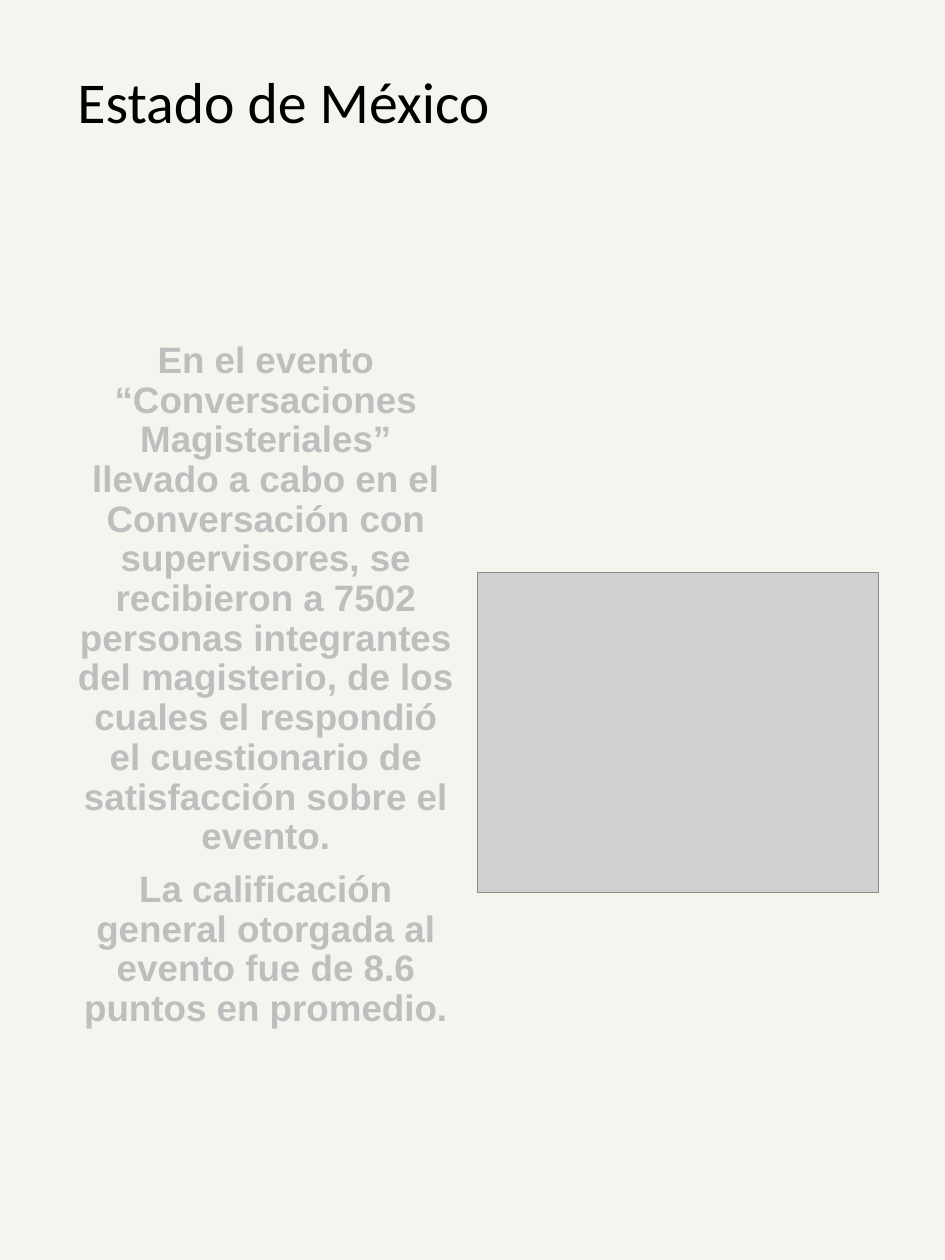
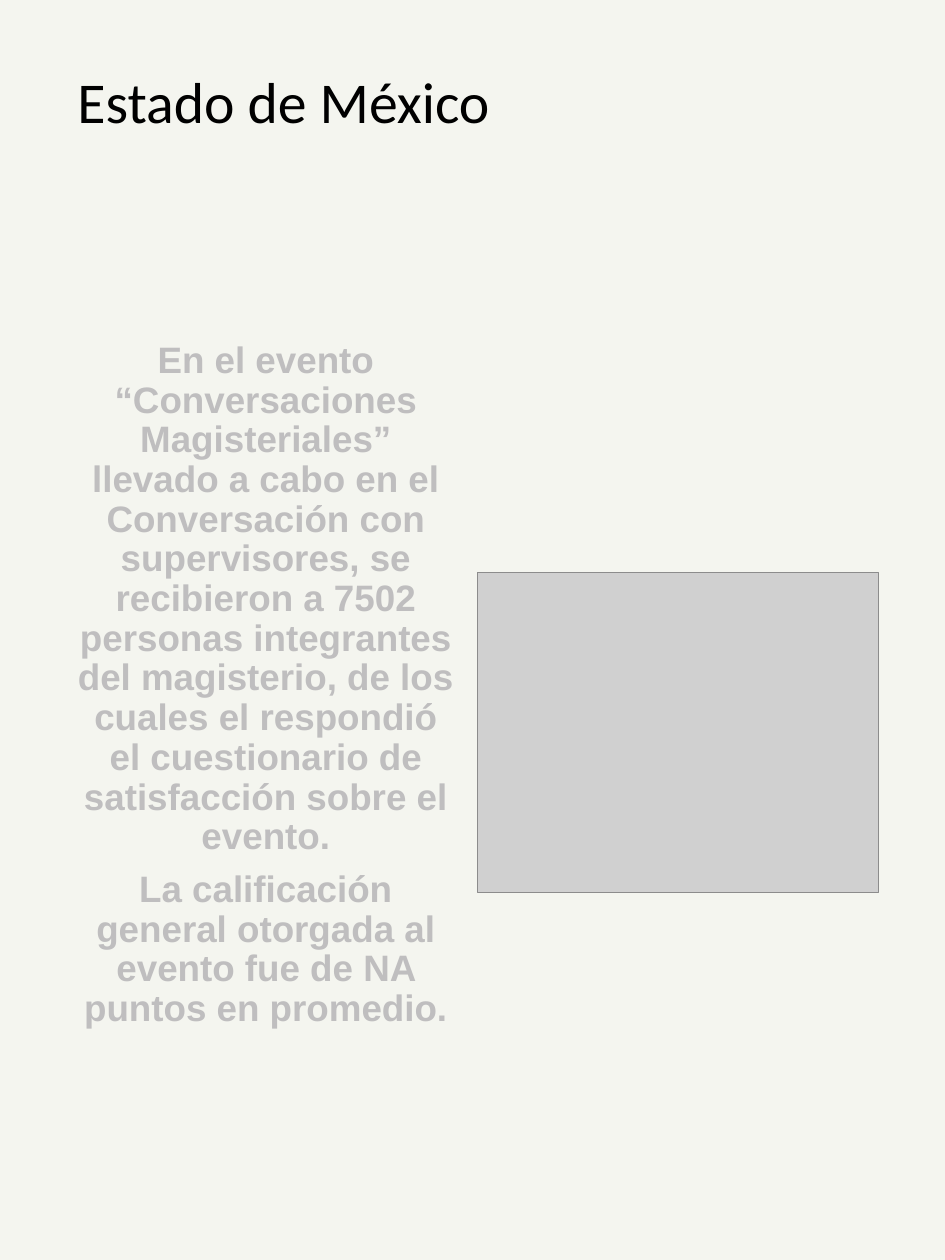
Before and after one commit to deborahmartinez/cuestionariosm, a slide deck: slide 2 of inst/rmarkdown/templates/cuestionario-final/skeleton/skeleton.pptx. Drawn at 945x1260 pixels with LibreOffice and Linux fonts; fonts in the diff are those of the drawing; grey boxes stand for pictures. Boxes give left, top, right and bottom in pixels: in the first picture for what was removed or moved away, otherwise in the second. Text is boxed around its words. In the diff, an @@ line names an element or a change of style, - is before the commit and + after.

Commit message:
se comentó y documentó el esqueleto de la plantilla para la presentación

```diff
--- a/inst/rmarkdown/templates/cuestionario-final/skeleton/skeleton.pptx
+++ b/inst/rmarkdown/templates/cuestionario-final/skeleton/skeleton.pptx
@@ text at <box>84,875,447,1028</box>: text changed @@
-La calificación general otorgada al evento fue de 8.6 puntos en promedio.
+La calificación general otorgada al evento fue de NA puntos en promedio.
```
Also in this commit, not shown: 1 other file.
